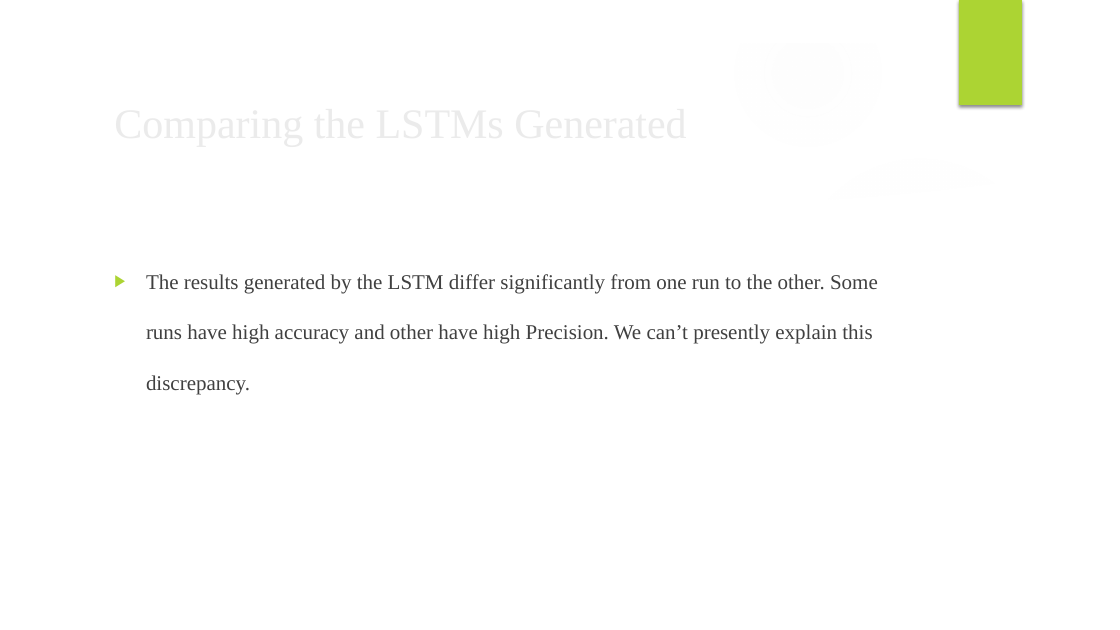
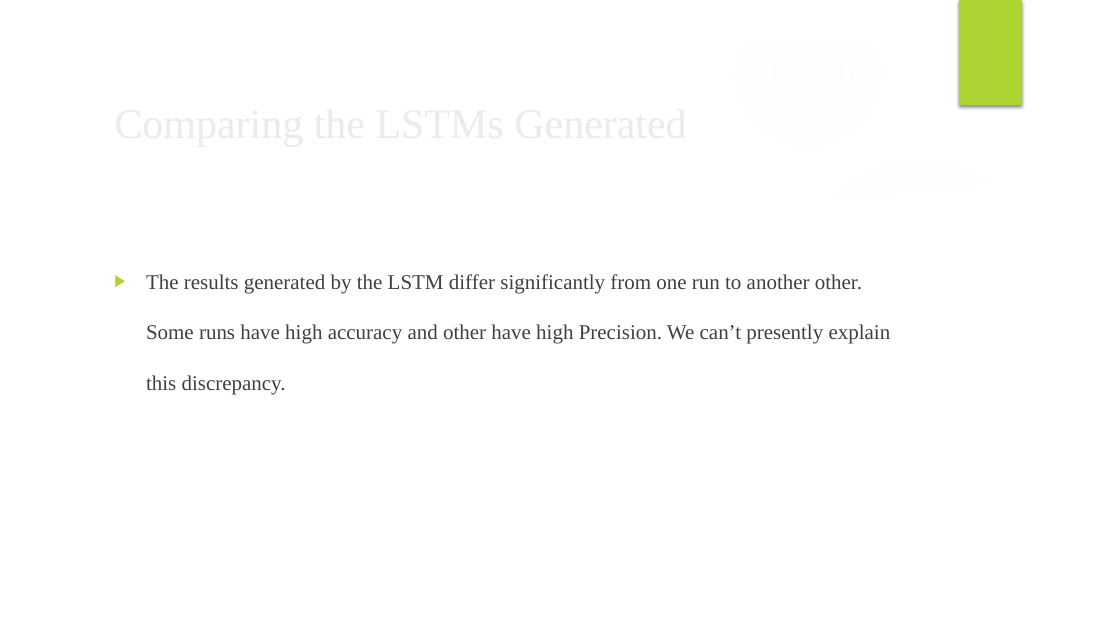
Before and after one commit to HiyoDannyHere/COMP472_A3, a slide deck: slide 8 of Tutorial-3-Presentation.pptx. Drawn at 1120x630 pixels with LibreOffice and Linux fonts; fonts in the diff are those of the drawing; background and template pictures are left out. Boxes give left, top, right and bottom in pixels: in the first picture for what was removed or moved away, otherwise in the second. Text is boxed around its words. In the diff, an @@ line names an element or a change of style, - is before the commit and + after.

```diff
--- a/Tutorial-3-Presentation.pptx
+++ b/Tutorial-3-Presentation.pptx
@@ text at (146,274,891,395): text changed @@
-▶ The results generated by the LSTM differ significantly from one run to the other. Some runs have high accuracy and other have high Precision. We can’t presently explain this discrepancy.
+▶ The results generated by the LSTM differ significantly from one run to another other. Some runs have high accuracy and other have high Precision. We can’t presently explain this discrepancy.
```
Also in this commit, not shown: 1 other slide changed.
